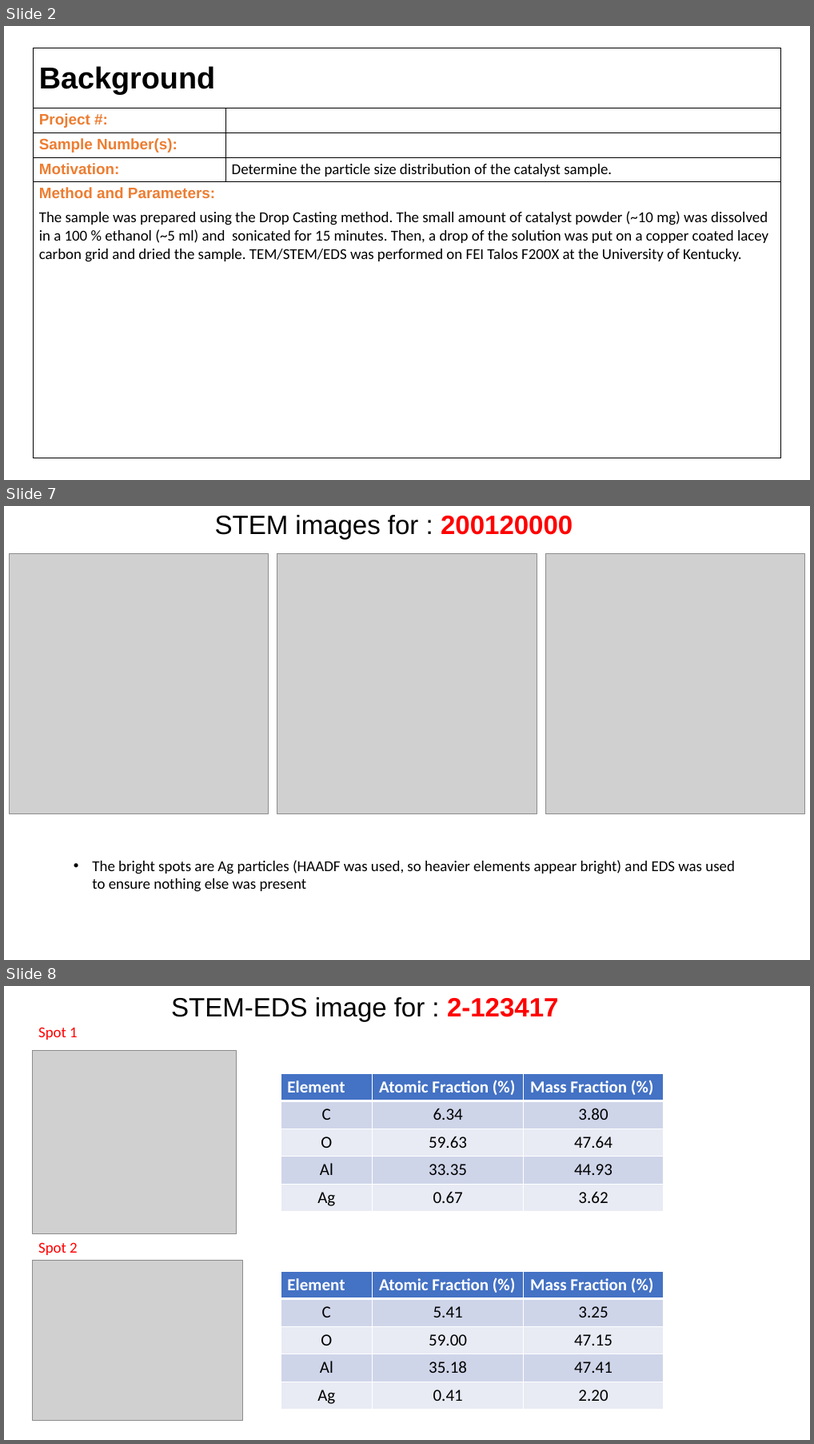
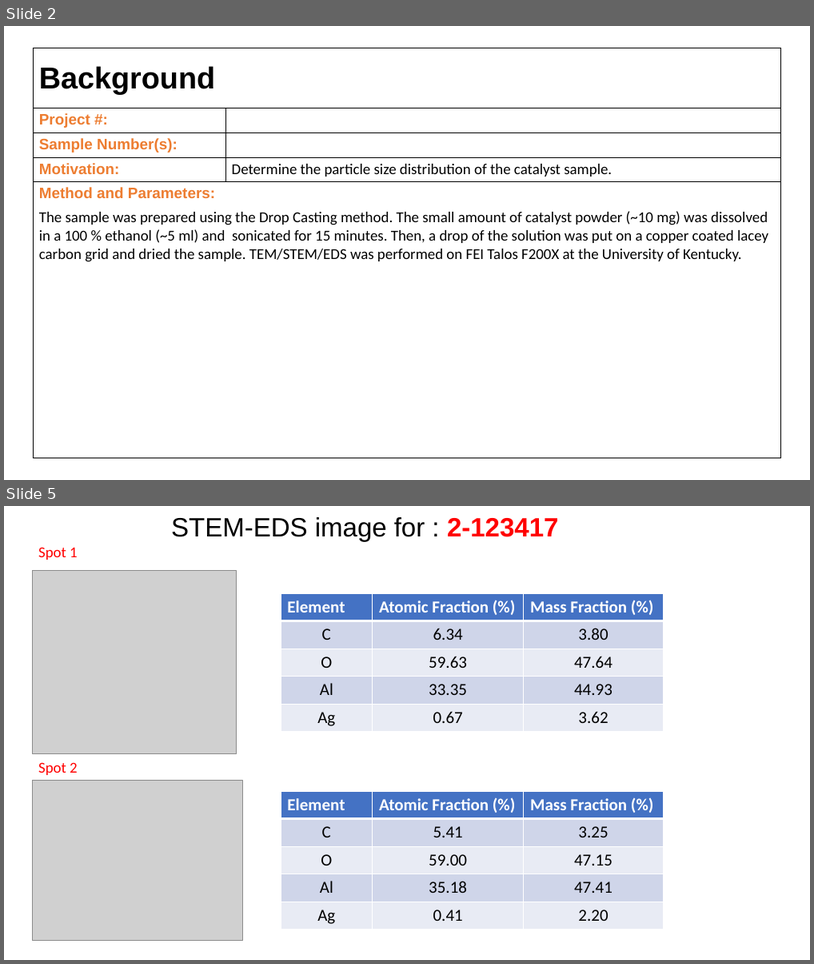
Before and after one commit to cvrl10/mini_project, a slide deck: report_template.pptx. Shown one above the other, each under a label of ours: slides 2, 7 and 8 before the commit, slides 2 and 5 after it; the slides between them are not shown. The pictures are 814x1444 and 814x964 pixels, drawn with LibreOffice and Linux fonts; fonts in the diff are those of the drawing; grey boxes stand for pictures. Boxes give left, top, right and bottom in pixels: in the first picture for what was removed or moved away, otherwise in the second. Text is boxed around its words. In the diff, an @@ line names an element or a change of style, - is before the commit and + after.

```diff
--- a/report_template.pptx
+++ b/report_template.pptx
@@ slide 7 removed at (x1=4, y1=506, x2=810, y2=960), background #FFFFFF @@
@@ title removed at (x1=215, y1=515, x2=573, y2=539) @@
-STEM images for : 200120000
@@ picture removed at (x1=9, y1=554, x2=268, y2=813) @@
@@ picture removed at (x1=278, y1=554, x2=537, y2=813) @@
@@ picture removed at (x1=546, y1=554, x2=806, y2=813) @@
@@ text removed at (x1=92, y1=860, x2=735, y2=892) @@
-• The bright spots are Ag particles (HAADF was used, so heavier elements appear bright) and EDS was used to ensure nothing else was present
@@ what was slide 8 is now slide 5 @@
```
Also in this commit, not shown: 2 slides changed, 3 other slides removed, 11 other files.
